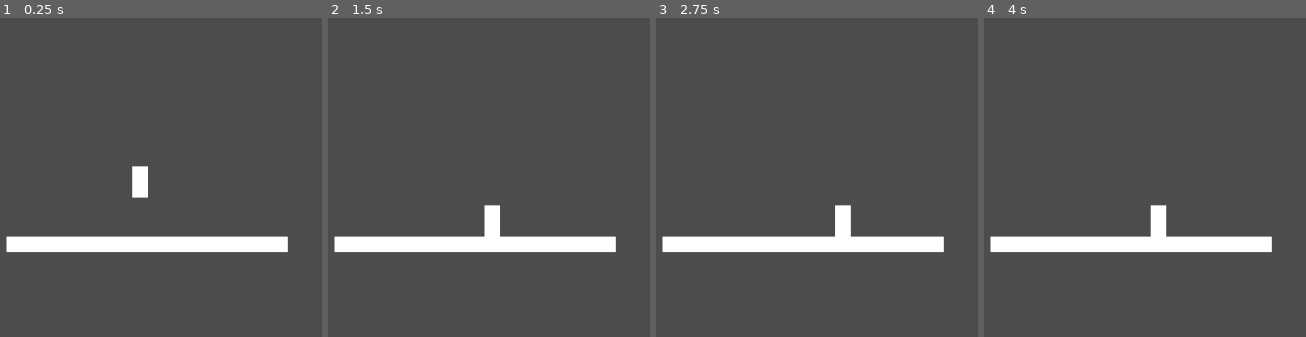
Above: before the commit, frames 1-4 (left to right).
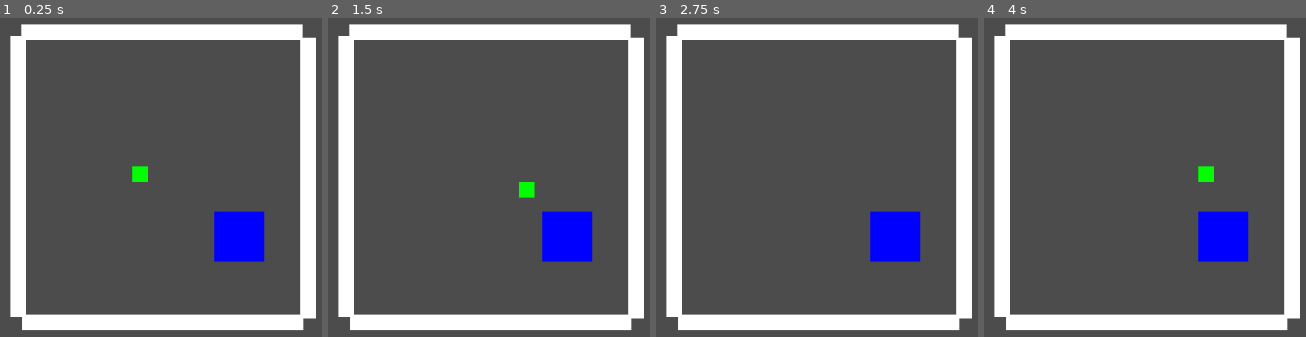
Above: after the commit, the same moments.

Repository: alannakelly/the-memory-house
Game: Godot game, scene res://Test.tscn
Two runs of this game, one before a commit and one after it. Both use one fixed random seed, a clock stepped at 60 frames per second and the inputs below.
Inputs:
- Up to frame 1 (0.25 s): no input
- Up to frame 2 (1.5 s): tap Enter at 0.5 s; hold Right (ui_right) 0.53-1.28 s; hold Down (ui_down) from 1.28 s (still down)
- Up to frame 3 (2.75 s): release Down (ui_down) at 2.03 s; hold Right (ui_right) from 2.03 s (still down)
- Up to frame 4 (4 s): release Right (ui_right) at 2.78 s; hold Up (ui_up) 2.78-3.53 s; hold Left (ui_left) from 3.53 s (still down)

The runs differ from the first frame. In frame 1, 24% of the frame differs, in the area x 1-99%, y 1-98%; in frame 2, 24%; in frame 3, 24%; in frame 4, 24%.

Commit message:
Player movement, test prop and test scene.'

Diff:
--- a/Test.tscn
+++ b/Test.tscn
@@ -1,23 +1,27 @@
 [gd_scene load_steps=4 format=2]
 
 [ext_resource path="res://player/Player.tscn" type="PackedScene" id=1]
-
-[sub_resource type="RectangleShape2D" id=1]
-extents = Vector2( 180, 10 )
-
-[sub_resource type="QuadMesh" id=2]
-size = Vector2( 360, 20 )
+[ext_resource path="res://Wall.tscn" type="PackedScene" id=2]
+[ext_resource path="res://props/Prop.tscn" type="PackedScene" id=3]
 
 [node name="Test" type="Node2D"]
 
-[node name="Plat" type="StaticBody2D" parent="."]
-position = Vector2( 548, 321 )
+[node name="Wall" parent="." instance=ExtResource( 2 )]
+position = Vector2( 568, 421 )
 
-[node name="Collision" type="CollisionShape2D" parent="Plat"]
-shape = SubResource( 1 )
+[node name="Wall2" parent="." instance=ExtResource( 2 )]
+position = Vector2( 383, 234 )
+rotation = 1.5708
 
-[node name="MeshInstance2D" type="MeshInstance2D" parent="Plat"]
-mesh = SubResource( 2 )
+[node name="Wall3" parent="." instance=ExtResource( 2 )]
+position = Vector2( 567, 49 )
+
+[node name="Wall4" parent="." instance=ExtResource( 2 )]
+position = Vector2( 754, 236 )
+rotation = 1.5708
 
 [node name="Player" parent="." instance=ExtResource( 1 )]
 position = Vector2( 539, 231 )
+
+[node name="Prop" parent="." instance=ExtResource( 3 )]
+position = Vector2( 666, 311 )
--- /dev/null
+++ b/Wall.tscn
@@ -0,0 +1,15 @@
+[gd_scene load_steps=3 format=2]
+
+[sub_resource type="RectangleShape2D" id=1]
+extents = Vector2( 180, 10 )
+
+[sub_resource type="QuadMesh" id=2]
+size = Vector2( 360, 20 )
+
+[node name="Wall" type="StaticBody2D"]
+
+[node name="Collision" type="CollisionShape2D" parent="."]
+shape = SubResource( 1 )
+
+[node name="MeshInstance2D" type="MeshInstance2D" parent="."]
+mesh = SubResource( 2 )
--- a/player/Player.gd
+++ b/player/Player.gd
@@ -1,7 +1,6 @@
 extends KinematicBody2D
 
-export var gravity = Vector2(0.0,2500.0)
-export var speed = 2500.0
+export var speed = 100.0
 var velocity = Vector2()
 
 func get_input():
@@ -17,5 +16,4 @@
 
 func _physics_process(delta):
 	get_input()
-	velocity += gravity
-	move_and_slide(velocity*delta)
+	move_and_collide(velocity*delta)
--- a/player/Player.tscn
+++ b/player/Player.tscn
@@ -1,17 +1,28 @@
-[gd_scene load_steps=4 format=2]
+[gd_scene load_steps=6 format=2]
 
 [ext_resource path="res://player/Player.gd" type="Script" id=1]
 
+[sub_resource type="Shader" id=4]
+code = "shader_type canvas_item;
+
+void fragment() {
+	COLOR=vec4(0.0,1.0,0.0,1.0);
+}"
+
+[sub_resource type="ShaderMaterial" id=5]
+shader = SubResource( 4 )
+
 [sub_resource type="QuadMesh" id=2]
-size = Vector2( 20, 40 )
+size = Vector2( 20, 20 )
 
-[sub_resource type="CapsuleShape2D" id=1]
+[sub_resource type="CircleShape2D" id=3]
 
 [node name="Player" type="KinematicBody2D"]
 script = ExtResource( 1 )
 
 [node name="MeshInstance2D" type="MeshInstance2D" parent="."]
+material = SubResource( 5 )
 mesh = SubResource( 2 )
 
 [node name="Collision" type="CollisionShape2D" parent="."]
-shape = SubResource( 1 )
+shape = SubResource( 3 )
--- a/project.godot
+++ b/project.godot
@@ -24,6 +24,34 @@
 
 [input]
 
+ui_left={
+"deadzone": 0.5,
+"events": [ Object(InputEventKey,"resource_local_to_scene":false,"resource_name":"","device":0,"alt":false,"shift":false,"control":false,"meta":false,"command":false,"pressed":false,"scancode":16777231,"physical_scancode":0,"unicode":0,"echo":false,"script":null)
+, Object(InputEventJoypadButton,"resource_local_to_scene":false,"resource_name":"","device":0,"button_index":14,"pressure":0.0,"pressed":false,"script":null)
+, Object(InputEventKey,"resource_local_to_scene":false,"resource_name":"","device":0,"alt":false,"shift":false,"control":false,"meta":false,"command":false,"pressed":false,"scancode":65,"physical_scancode":0,"unicode":0,"echo":false,"script":null)
+ ]
+}
+ui_right={
+"deadzone": 0.5,
+"events": [ Object(InputEventKey,"resource_local_to_scene":false,"resource_name":"","device":0,"alt":false,"shift":false,"control":false,"meta":false,"command":false,"pressed":false,"scancode":16777233,"physical_scancode":0,"unicode":0,"echo":false,"script":null)
+, Object(InputEventJoypadButton,"resource_local_to_scene":false,"resource_name":"","device":0,"button_index":15,"pressure":0.0,"pressed":false,"script":null)
+, Object(InputEventKey,"resource_local_to_scene":false,"resource_name":"","device":0,"alt":false,"shift":false,"control":false,"meta":false,"command":false,"pressed":false,"scancode":68,"physical_scancode":0,"unicode":0,"echo":false,"script":null)
+ ]
+}
+ui_up={
+"deadzone": 0.5,
+"events": [ Object(InputEventKey,"resource_local_to_scene":false,"resource_name":"","device":0,"alt":false,"shift":false,"control":false,"meta":false,"command":false,"pressed":false,"scancode":16777232,"physical_scancode":0,"unicode":0,"echo":false,"script":null)
+, Object(InputEventJoypadButton,"resource_local_to_scene":false,"resource_name":"","device":0,"button_index":12,"pressure":0.0,"pressed":false,"script":null)
+, Object(InputEventKey,"resource_local_to_scene":false,"resource_name":"","device":0,"alt":false,"shift":false,"control":false,"meta":false,"command":false,"pressed":false,"scancode":87,"physical_scancode":0,"unicode":0,"echo":false,"script":null)
+ ]
+}
+ui_down={
+"deadzone": 0.5,
+"events": [ Object(InputEventKey,"resource_local_to_scene":false,"resource_name":"","device":0,"alt":false,"shift":false,"control":false,"meta":false,"command":false,"pressed":false,"scancode":16777234,"physical_scancode":0,"unicode":0,"echo":false,"script":null)
+, Object(InputEventJoypadButton,"resource_local_to_scene":false,"resource_name":"","device":0,"button_index":13,"pressure":0.0,"pressed":false,"script":null)
+, Object(InputEventKey,"resource_local_to_scene":false,"resource_name":"","device":0,"alt":false,"shift":false,"control":false,"meta":false,"command":false,"pressed":false,"scancode":83,"physical_scancode":0,"unicode":0,"echo":false,"script":null)
+ ]
+}
 player_jump={
 "deadzone": 0.5,
 "events": [ Object(InputEventKey,"resource_local_to_scene":false,"resource_name":"","device":0,"alt":false,"shift":false,"control":false,"meta":false,"command":false,"pressed":false,"scancode":32,"physical_scancode":0,"unicode":0,"echo":false,"script":null)
--- /dev/null
+++ b/props/Prop.gd
@@ -0,0 +1,4 @@
+extends Node2D
+
+func _on_Collision_body_entered(body):
+	print_debug("hit by: ", body)
--- /dev/null
+++ b/props/Prop.tscn
@@ -0,0 +1,35 @@
+[gd_scene load_steps=6 format=2]
+
+[ext_resource path="res://props/Prop.gd" type="Script" id=1]
+
+[sub_resource type="Shader" id=1]
+code = "shader_type canvas_item;
+
+void fragment() {
+	COLOR=vec4(0.0,0.0,1.0,1.0);
+}"
+
+[sub_resource type="ShaderMaterial" id=2]
+shader = SubResource( 1 )
+
+[sub_resource type="QuadMesh" id=3]
+size = Vector2( 64, 64 )
+
+[sub_resource type="RectangleShape2D" id=4]
+extents = Vector2( 32, 32 )
+
+[node name="Prop" type="Node2D"]
+script = ExtResource( 1 )
+
+[node name="Graphics" type="Node2D" parent="."]
+
+[node name="MeshInstance2D" type="MeshInstance2D" parent="Graphics"]
+material = SubResource( 2 )
+mesh = SubResource( 3 )
+
+[node name="Collision" type="Area2D" parent="."]
+
+[node name="CollisionShape2D" type="CollisionShape2D" parent="Collision"]
+shape = SubResource( 4 )
+
+[connection signal="body_entered" from="Collision" to="." method="_on_Collision_body_entered"]
